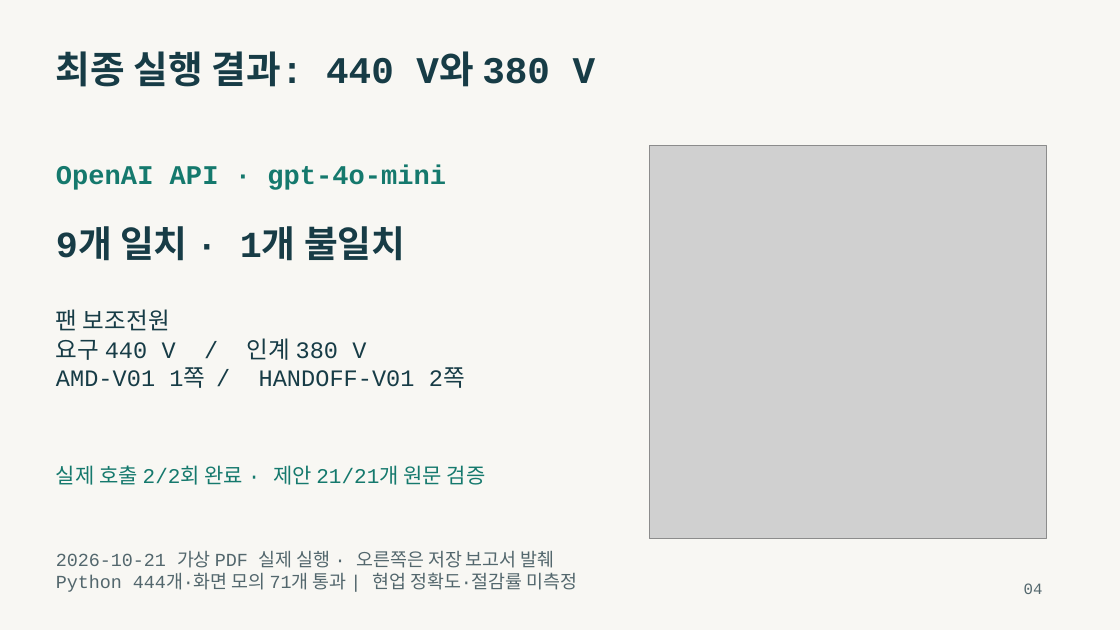
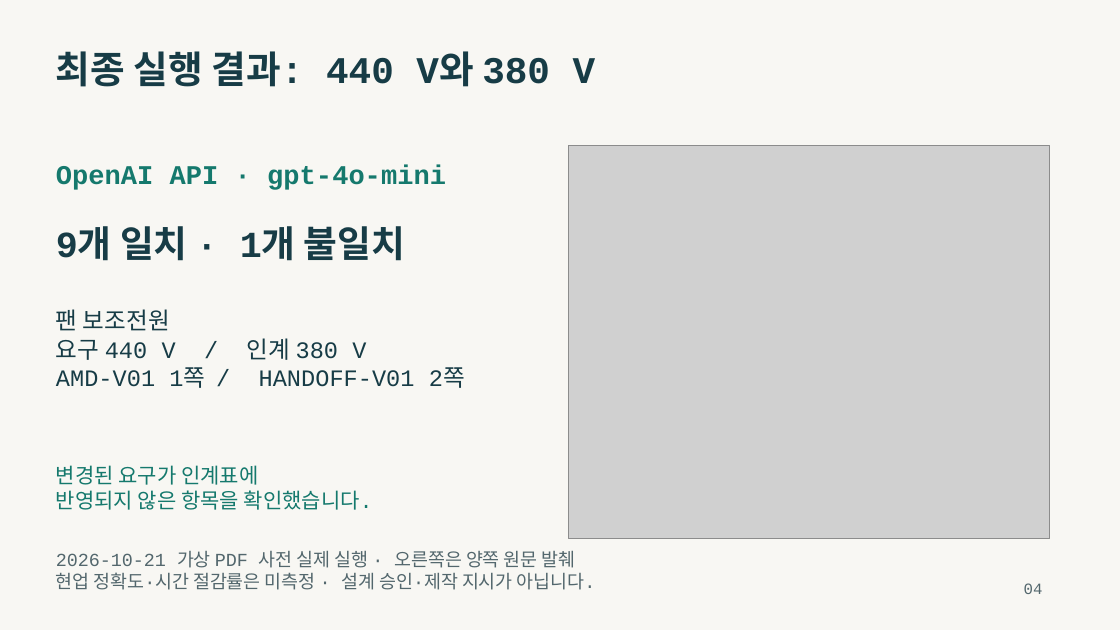
Before and after one commit to seogdo/transformer-spec-review, a slide deck: slide 4 of output/presentations/transformer-spec-review-presentation.pptx. Drawn at 1120x630 pixels with LibreOffice and Linux fonts; fonts in the diff are those of the drawing; grey boxes stand for pictures. Boxes give left, top, right and bottom in pixels: in the first picture for what was removed or moved away, otherwise in the second. Text is boxed around its words. In the diff, an @@ line names an element or a change of style, - is before the commit and + after.

```diff
--- a/output/presentations/transformer-spec-review-presentation.pptx
+++ b/output/presentations/transformer-spec-review-presentation.pptx
@@ picture resized from (x1=649, y1=145, x2=1047, y2=539) to (x1=569, y1=145, x2=1050, y2=539) @@
@@ text at (x1=56, y1=465, x2=373, y2=510): text changed @@
-실제 호출 2/2회 완료 · 제안 21/21개 원문 검증
+변경된 요구가 인계표에
+반영되지 않은 항목을 확인했습니다.
@@ text at (x1=56, y1=551, x2=596, y2=590): text changed @@
-2026-10-21 가상 PDF 실제 실행 · 오른쪽은 저장 보고서 발췌
-Python 444개·화면 모의 71개 통과 | 현업 정확도·절감률 미측정
+2026-10-21 가상 PDF 사전 실제 실행 · 오른쪽은 양쪽 원문 발췌
+현업 정확도·시간 절감률은 미측정 · 설계 승인·제작 지시가 아닙니다.
```
Also in this commit, not shown: 4 other slides changed, 2 other files.
